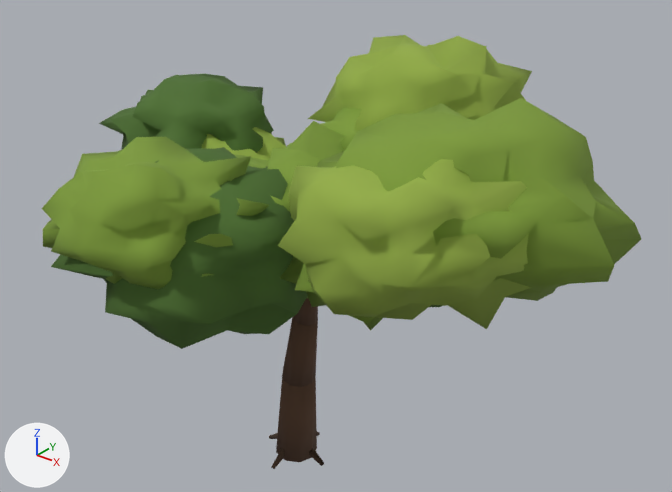
Two versions of the glTF model assets/models/tree_maple.glb, one commit apart.
Camera for both pictures: a 50 mm camera at (7.22, -8.1, 8.47) aimed at (0.5, 0.29, 3.27). The axes (+X, +Y, +Z) are drawn at lower left. The lights are the same throughout. The picture after the commit comes second. Vertices at exactly the same position are counted once.

Names of what the first picture shows: 'geometry_0'.
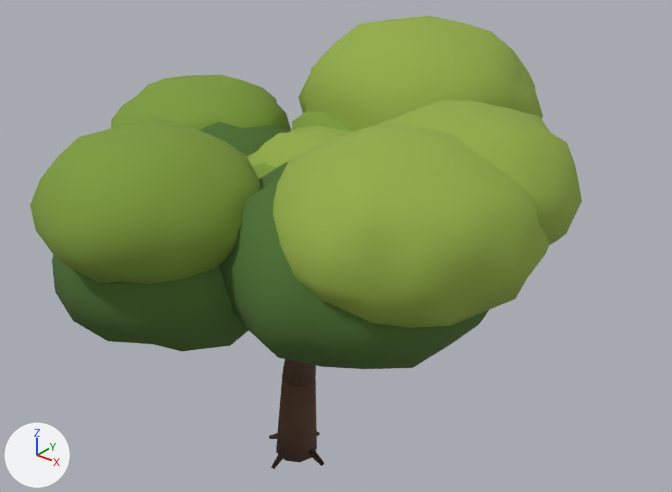
Location of each change, (x1, y1, x2, y2) in pixels of the pictures (672 x 492 px; the box of a moved part takes in the faces that stretch with it):
'geometry_0', reshaped (8% narrower): before (42, 35, 641, 469); after (30, 16, 582, 469)
part 1 of me_geometry_0, rebuilt: before (278, 159, 532, 329); after (273, 121, 549, 328)
part 2 of me_geometry_0, rebuilt: before (51, 147, 307, 349); after (52, 254, 249, 351)
part 3 of me_geometry_0, rebuilt (7% wider): before (202, 127, 286, 160); after (200, 122, 290, 156)
part 4 of me_geometry_0, rebuilt: before (99, 74, 274, 153); after (111, 75, 291, 131)
part 5 of me_geometry_0, rebuilt: before (321, 107, 362, 151); after (291, 110, 356, 131)
part 6 of me_geometry_0, rebuilt (9% wider, 19% taller): before (308, 35, 532, 131); after (298, 16, 543, 130)
part 7 of me_geometry_0, rebuilt: before (317, 98, 641, 301); after (381, 100, 582, 245)
part 8 of me_geometry_0, rebuilt (mostly hidden afterwards): before (233, 121, 346, 298); after (247, 151, 278, 179)
part 9 of me_geometry_0, rebuilt: before (280, 256, 383, 330); after (219, 162, 489, 369)
part 10 of me_geometry_0, added (green): after (248, 126, 354, 167)
part 11 of me_geometry_0, moved or reshaped: before (42, 137, 442, 307); after (30, 118, 260, 284)

The change in detail:
me_geometry_0 is used by ob_geometry_0; location (0.0, 0.0, 0.0).
me_geometry_0 had 2037 vertices, 4002 faces and spanned x -3.09..4.49, y -3.23..3.62, z -0.08..5.68.
me_geometry_0 now has 2523 vertices, 4962 faces and spans x -3.33..3.87, y -3.41..3.54, z -0.08..5.83.
me_geometry_0 part 1: the loose piece of 162 vertices spanning x 1.15..3.84, y -2.14..0.44, z 3.66..5.5 is rebuilt with 162 vertices and now spans x 0.98..3.87, y -2.5..0.5, z 3.62..5.55.
me_geometry_0 part 2: the loose piece of 162 vertices spanning x -1.42..1.45, y -3.23..0.15, z 2.78..4.89 is rebuilt with 162 vertices and now spans x -1.49..1.24, y -3.15..-0.43, z 2.78..4.68.
me_geometry_0 part 3: the loose piece of 162 vertices spanning x -2.2..-0.1, y -0.98..1.34, z 3.1..4.57 is rebuilt with 162 vertices and now spans x -2.43..-0.15, y -1.03..1.2, z 3.14..4.7.
me_geometry_0 part 4: the loose piece of 162 vertices spanning x -3.09..-0.65, y -0.96..1.31, z 3.58..5.07 is rebuilt with 162 vertices and now spans x -3.33..-0.72, y -0.88..1.61, z 3.37..5.01.
me_geometry_0 part 5: the loose piece of 162 vertices spanning x -0.5..1.58, y 0.3..2.67, z 3.53..4.92 is rebuilt with 162 vertices and now spans x -0.83..1.44, y 0.14..2.42, z 3.54..5.03.
me_geometry_0 part 6: the loose piece of 162 vertices spanning x -0.92..2.03, y 0.63..3.62, z 3.75..5.64 is rebuilt with 162 vertices and now spans x -1.03..2.1, y 0.46..3.54, z 3.68..5.83.
me_geometry_0 part 7: the loose piece of 162 vertices spanning x 1.17..4.49, y -1.76..1.69, z 3.58..5.68 is rebuilt with 162 vertices and now spans x 1.24..3.77, y -1.38..1.14, z 3.82..5.57.
me_geometry_0 part 8: the loose piece of 162 vertices spanning x -1.05..1.89, y -1.52..1.19, z 2.88..4.88 is rebuilt with 162 vertices and now spans x -0.78..2.16, y -1.56..1.49, z 2.76..4.86.
me_geometry_0 part 9: the loose piece of 162 vertices spanning x 0.69..2.97, y -2.02..0.38, z 3.22..4.88 is rebuilt with 162 vertices and now spans x 0.2..3.37, y -2.54..0.58, z 2.98..5.08.
me_geometry_0 part 10: a new loose piece of 162 vertices spanning x -0.37..1.55, y -1.08..0.8, z 3.8..4.94, in mat_vc_mat.
me_geometry_0 part 11: 321 vertices removed from x -1.3..3.39, y -3.22..1.15, z 3.17..5.16; 321 vertices added at x -1.16..3.06, y -3.41..0.97, z 3.3..5.37.
Other edits to the shape of me_geometry_0 do not show in these pictures.
